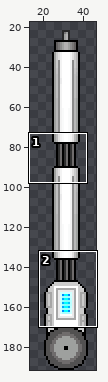
Two states of a sprite sheet, parts/Weapons/long_tie_minigun/barrel1_on2.png. The picture above shows the old version from afar; the outline marks the close-up.
Close-up. Earlier state:
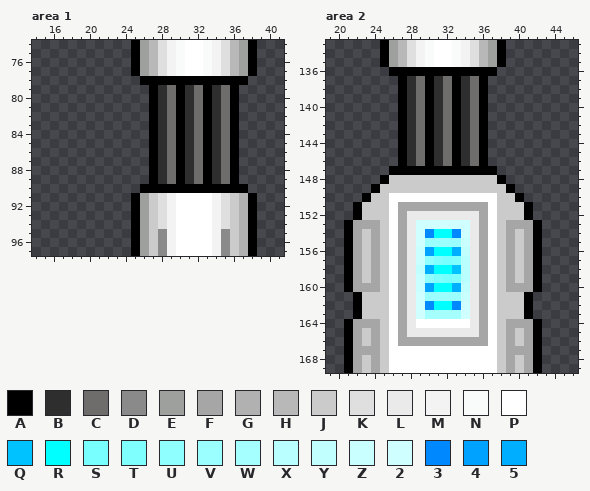
The file is 64x192 pixels. Colours within 5 levels of each other are drawn and written as one. Shown: area 1: x 14..41, y 74..97; area 2: x 19..46, y 133..169. The wide view leaves out empty margins.
Palette (. is transparent): A #000000  B #2e2e2e  C #6f6c6c  D #8a8a8a  E #9ea09e  F #a6a6a6  G #b2b1b1  H #b8b8b8  J #cbcbcb  K #e0dfdf  L #eaeaeb  M #f3f3f3  N #f9fafa  P #ffffff  Q #00c2ff  R #00ffff  S #78ffff  T #80ffff  U #90ffff  V #9cffff  W #a6ffff  X #baffff  Y #c1ffff  Z #caffff  2 #d0ffff  3 #0089ff  4 #00a2ff  5 #00aeff
And afterwards:
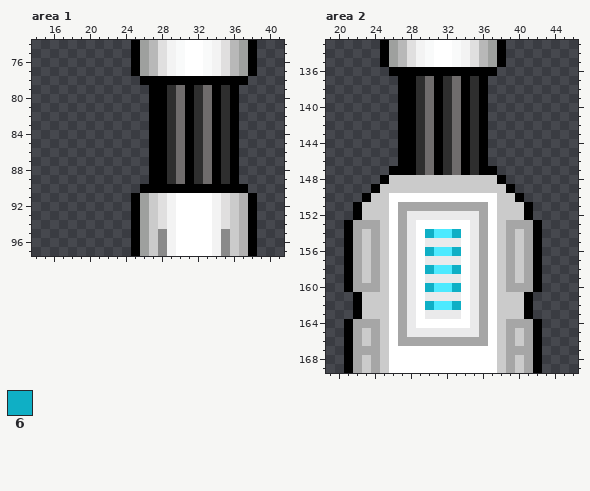
Colours new in this view: 6 #0fafc5
Changes in this commit:
colour R: #00ffff -> #4deaff
Area 1:
y 79..89: x 28..35 BCABCABC -> ABCABCAB
Area 2:
y 137..146: x 28..35 BCABCABC -> ABCABCAB
y 147: x 29..30 AA -> BC; x 32..33 AA -> BC; x 35 A -> B
y 153: x 29..34 222222 -> PPPPPP
y 154: x 29..30 23 -> P6; x 33..34 32 -> 6P
y 155: x 29..34 2VVVVZ -> PLLLLP
y 156: x 29..30 Z4 -> P6; x 33..34 5Y -> 6P
y 157: x 29..34 ZUTSTX -> PLLLLP
y 158: x 29..30 Y5 -> P6; x 33..34 QX -> 6P
y 159: x 29..34 ZUTSTX -> PLLLLP
y 160: x 29..30 Z4 -> P6; x 33..34 5Y -> 6P
y 161: x 29..34 2VVVVZ -> PLLLLP
y 162: x 29..30 23 -> P6; x 33..34 32 -> 6P
y 163: x 29..34 2WWWW2 -> PLLLLP
Changed places in both close-ups, as pixel boxes (x1, y1, x2, y2):
changed: (158, 85, 230, 184)
changed: (407, 76, 479, 175)
changed: (416, 220, 470, 319)
